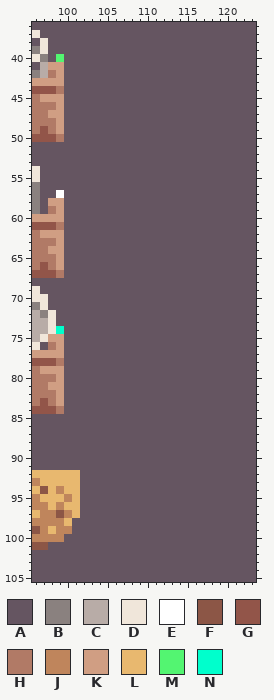
One commit to this pixel-art file: Assets/Yaya/Artwork/Environment/Furniture.ase. Above, as it was before the edit.
256x256 pixels, 1 frame. Colours within 5 levels of each other are drawn and written as one. Shown: x 96..123, y 36..105.
Visible layers, top first: "Furniture", "Background".
Palette (. is transparent): A #655561  B #8a817f  C #b8aca7  D #f0e6da  E #ffffff  F #8c5646  G #925549  H #b17a66  J #bf855c  K #d09e83  L #e8b86f  M #53f571  N #00ffcc
Pixels before, first column x 96:
 36 AAAAAAAAAAAAAAAAAAAAAAAAAAAA
 37 DAAAAAAAAAAAAAAAAAAAAAAAAAAA
 38 ADAAAAAAAAAAAAAAAAAAAAAAAAAA
 39 BDAAAAAAAAAAAAAAAAAAAAAAAAAA
 40 DBAMAAAAAAAAAAAAAAAAAAAAAAAA
 41 ACKKAAAAAAAAAAAAAAAAAAAAAAAA
 42 BCHKAAAAAAAAAAAAAAAAAAAAAAAA
 43 KKKKAAAAAAAAAAAAAAAAAAAAAAAA
 44 GGGHAAAAAAAAAAAAAAAAAAAAAAAA
 45 HKKKAAAAAAAAAAAAAAAAAAAAAAAA
 46 HHHKAAAAAAAAAAAAAAAAAAAAAAAA
 47 HHKKAAAAAAAAAAAAAAAAAAAAAAAA
 48 HHHKAAAAAAAAAAAAAAAAAAAAAAAA
 49 HGHKAAAAAAAAAAAAAAAAAAAAAAAA
 50 GGGHAAAAAAAAAAAAAAAAAAAAAAAA
 51 AAAAAAAAAAAAAAAAAAAAAAAAAAAA
 52 AAAAAAAAAAAAAAAAAAAAAAAAAAAA
 53 AAAAAAAAAAAAAAAAAAAAAAAAAAAA
 54 DAAAAAAAAAAAAAAAAAAAAAAAAAAA
 55 DAAAAAAAAAAAAAAAAAAAAAAAAAAA
 56 BAAAAAAAAAAAAAAAAAAAAAAAAAAA
 57 BAAEAAAAAAAAAAAAAAAAAAAAAAAA
 58 BAKKAAAAAAAAAAAAAAAAAAAAAAAA
 59 BAHKAAAAAAAAAAAAAAAAAAAAAAAA
 60 KKKKAAAAAAAAAAAAAAAAAAAAAAAA
 61 GGGHAAAAAAAAAAAAAAAAAAAAAAAA
 62 HKKKAAAAAAAAAAAAAAAAAAAAAAAA
 63 HHHKAAAAAAAAAAAAAAAAAAAAAAAA
 64 HHKKAAAAAAAAAAAAAAAAAAAAAAAA
 65 HHHKAAAAAAAAAAAAAAAAAAAAAAAA
 66 HGHKAAAAAAAAAAAAAAAAAAAAAAAA
 67 GGGHAAAAAAAAAAAAAAAAAAAAAAAA
 68 AAAAAAAAAAAAAAAAAAAAAAAAAAAA
 69 DAAAAAAAAAAAAAAAAAAAAAAAAAAA
 70 DDAAAAAAAAAAAAAAAAAAAAAAAAAA
 71 BDAAAAAAAAAAAAAAAAAAAAAAAAAA
 72 CBDAAAAAAAAAAAAAAAAAAAAAAAAA
 73 CCDAAAAAAAAAAAAAAAAAAAAAAAAA
 74 CCDNAAAAAAAAAAAAAAAAAAAAAAAA
 75 CDKKAAAAAAAAAAAAAAAAAAAAAAAA
 76 DAHKAAAAAAAAAAAAAAAAAAAAAAAA
 77 KKKKAAAAAAAAAAAAAAAAAAAAAAAA
 78 GGGHAAAAAAAAAAAAAAAAAAAAAAAA
 79 HKKKAAAAAAAAAAAAAAAAAAAAAAAA
 80 HHHKAAAAAAAAAAAAAAAAAAAAAAAA
 81 HHKKAAAAAAAAAAAAAAAAAAAAAAAA
 82 HHHKAAAAAAAAAAAAAAAAAAAAAAAA
 83 HGHKAAAAAAAAAAAAAAAAAAAAAAAA
 84 GGGHAAAAAAAAAAAAAAAAAAAAAAAA
 85 AAAAAAAAAAAAAAAAAAAAAAAAAAAA
 86 AAAAAAAAAAAAAAAAAAAAAAAAAAAA
 87 AAAAAAAAAAAAAAAAAAAAAAAAAAAA
 88 AAAAAAAAAAAAAAAAAAAAAAAAAAAA
 89 AAAAAAAAAAAAAAAAAAAAAAAAAAAA
 90 AAAAAAAAAAAAAAAAAAAAAAAAAAAA
 91 AAAAAAAAAAAAAAAAAAAAAAAAAAAA
 92 LLLLLLAAAAAAAAAAAAAAAAAAAAAA
 93 JLLLLLAAAAAAAAAAAAAAAAAAAAAA
 94 LFLJLLAAAAAAAAAAAAAAAAAAAAAA
 95 JLLLJLAAAAAAAAAAAAAAAAAAAAAA
 96 JJLJLLAAAAAAAAAAAAAAAAAAAAAA
 97 LJJFJLAAAAAAAAAAAAAAAAAAAAAA
 98 JJJJLAAAAAAAAAAAAAAAAAAAAAAA
 99 FJLJJAAAAAAAAAAAAAAAAAAAAAAA
100 JJJJAAAAAAAAAAAAAAAAAAAAAAAA
101 FFAAAAAAAAAAAAAAAAAAAAAAAAAA
102 AAAAAAAAAAAAAAAAAAAAAAAAAAAA
103 AAAAAAAAAAAAAAAAAAAAAAAAAAAA
104 AAAAAAAAAAAAAAAAAAAAAAAAAAAA
105 AAAAAAAAAAAAAAAAAAAAAAAAAAAA
After:
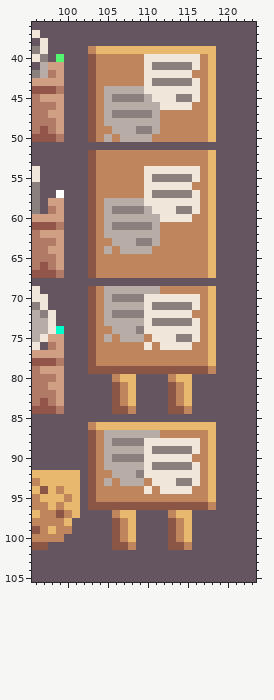
Change:
Changed rows in their new state; - is an unchanged pixel.
Layer "Furniture":
first column x 103:
 39 JLLLLLLLLLLLLLLL
 40 FJJJJJJDDDDDDDJL
 41 FJJJJJJDBBBBBDJL
 42 FJJJJJJDDDDDDJJL
 43 FJJJJJJDBBBBBDJL
 44 FJCCCCCDDDDDDDJL
 45 FJCBBBBCDDDBBDJL
 46 FJCCCCCCCDDDDJJL
 47 FJCBBBBBCJJJJJJL
 48 FJCCCCCCCJJJJJJL
 49 FJJCCCBBCJJJJJJL
 50 FJCJCCCCJJJJJJJL
 52 FJJJJJJJJJJJJJJL
 53 FJJJJJJJJJJJJJJL
 54 FJJJJJJDDDDDDDJL
 55 FJJJJJJDBBBBBDJL
 56 FJJJJJJDDDDDDJJL
 57 FJJJJJJDBBBBBDJL
 58 FJCCCCCDDDDDDDJL
 59 FJCBBBBCDDDBBDJL
 60 FJCCCCCCCDDDDJJL
 61 FJCBBBBBCJJJJJJL
 62 FJCCCCCCCJJJJJJL
 63 FJJCCCBBCJJJJJJL
 64 FJCJCCCCJJJJJJJL
 65 FJJJJJJJJJJJJJJL
 66 FJJJJJJJJJJJJJJL
 67 FJJJJJJJJJJJJJJL
 69 FJCCCCCCCJJJJJJL
 70 FJCBBBBDDDDDDDJL
 71 FJCCCCCDBBBBBDJL
 72 FJCBBBBDDDDDDJJL
 73 FJCCCCCDBBBBBDJL
 74 FJJCCCBDDDDDDDJL
 75 FJCJCCCJDDDBBDJL
 76 FJJJJJJDJDDDDJJL
 77 FJJJJJJJJJJJJJJL
 78 FJJJJJJJJJJJJJJL
 79 FFFFFFFFFFFFFFFJ
 80 ---JLL----JLL---
 81 ---FJL----FJL---
 82 ---FJL----FJL---
 83 ---FJL----FJL---
 84 ---FFJ----FFJ---
 86 JLLLLLLLLLLLLLLL
 87 FJCCCCCCCJJJJJJL
 88 FJCBBBBDDDDDDDJL
 89 FJCCCCCDBBBBBDJL
 90 FJCBBBBDDDDDDJJL
 91 FJCCCCCDBBBBBDJL
 92 FJJCCCBDDDDDDDJL
 93 FJCJCCCJDDDBBDJL
 94 FJJJJJJDJDDDDJJL
 95 FJJJJJJJJJJJJJJL
 96 FFFFFFFFFFFFFFFJ
 97 ---JLL----JLL---
 98 ---FJL----FJL---
 99 ---FJL----FJL---
100 ---FJL----FJL---
101 ---FFJ----FFJ---
Where, in picture pixels (left, top, right, bottom), the same in both pictures:
changed: (88, 46, 216, 550)
